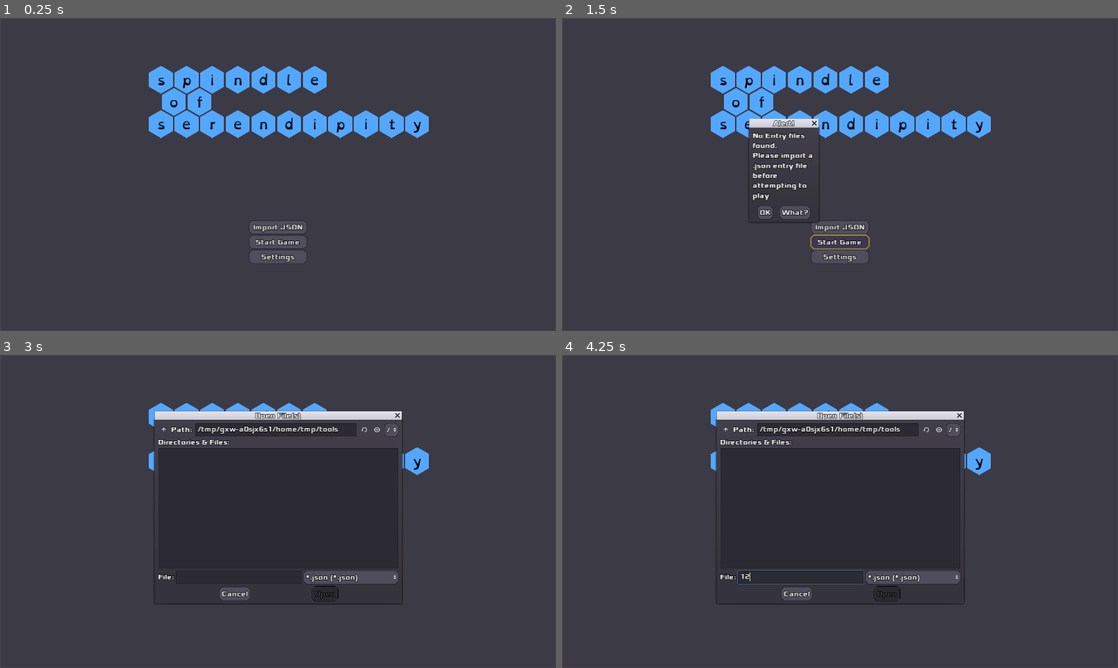
Above: before the commit, frames 1-4 (two rows, left to right).
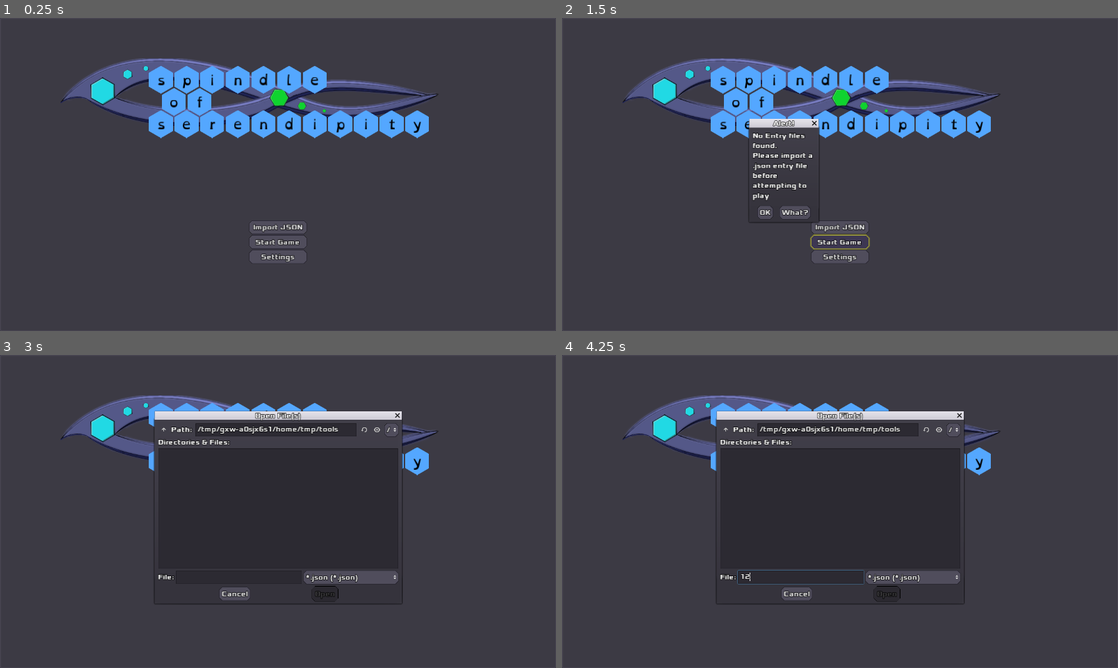
Above: after the commit, the same moments.

Repository: zacryol/spindle-of-serendipity
Game: Godot game, scene res://game/menus/MainMenu.tscn
The game is run twice, just before and just after one commit, with the same random seed, the same clock (stepped at 60 frames per second) and the same inputs.
Inputs (mouse positions are in pixels of both pictures, inside the frame that each line leads up to):
- Up to frame 1 (0.25 s): no input
- Up to frame 2 (1.5 s): click "Start Game" at 0.5 s; click "Start Game" at 1.25 s
- Up to frame 3 (3 s): click "OK" at 2 s; click "Import JSON" at 2.75 s
- Up to frame 4 (4.25 s): click (801, 577) at 3.52 s; type "12" at 3.6 s

The runs differ from the first frame. In frame 1, 4.4% of the frame differs, in the area x 10-79%, y 12-35%; in frame 2, 4.4%; in frame 3, 2.3%; in frame 4, 2.3%.

Commit message:
Added Spindle image to title screen

Diff:
--- a/godot/game/menus/MainMenu.tscn
+++ b/godot/game/menus/MainMenu.tscn
@@ -1,8 +1,9 @@
-[gd_scene load_steps=4 format=2]
+[gd_scene load_steps=5 format=2]
 
 [ext_resource path="res://game/menus/MainMenu.gd" type="Script" id=1]
 [ext_resource path="res://tex/title/TitleHex.tscn" type="PackedScene" id=2]
 [ext_resource path="res://GameTheme.theme" type="Theme" id=3]
+[ext_resource path="res://tex/spindle.png" type="Texture" id=4]
 
 [node name="MainMenu" type="Control"]
 anchor_right = 1.0
@@ -18,6 +19,16 @@
 anchor_bottom = 1.0
 __meta__ = {
 "_edit_lock_": true,
+"_edit_use_anchors_": false
+}
+
+[node name="TextureRect" type="TextureRect" parent="."]
+margin_left = 140.158
+margin_top = 92.1039
+margin_right = 1012.16
+margin_bottom = 249.104
+texture = ExtResource( 4 )
+__meta__ = {
 "_edit_use_anchors_": false
 }
 
Binary file added: godot/tex/spindle.png
Not shown, added: godot/tex/spindle.png.import
